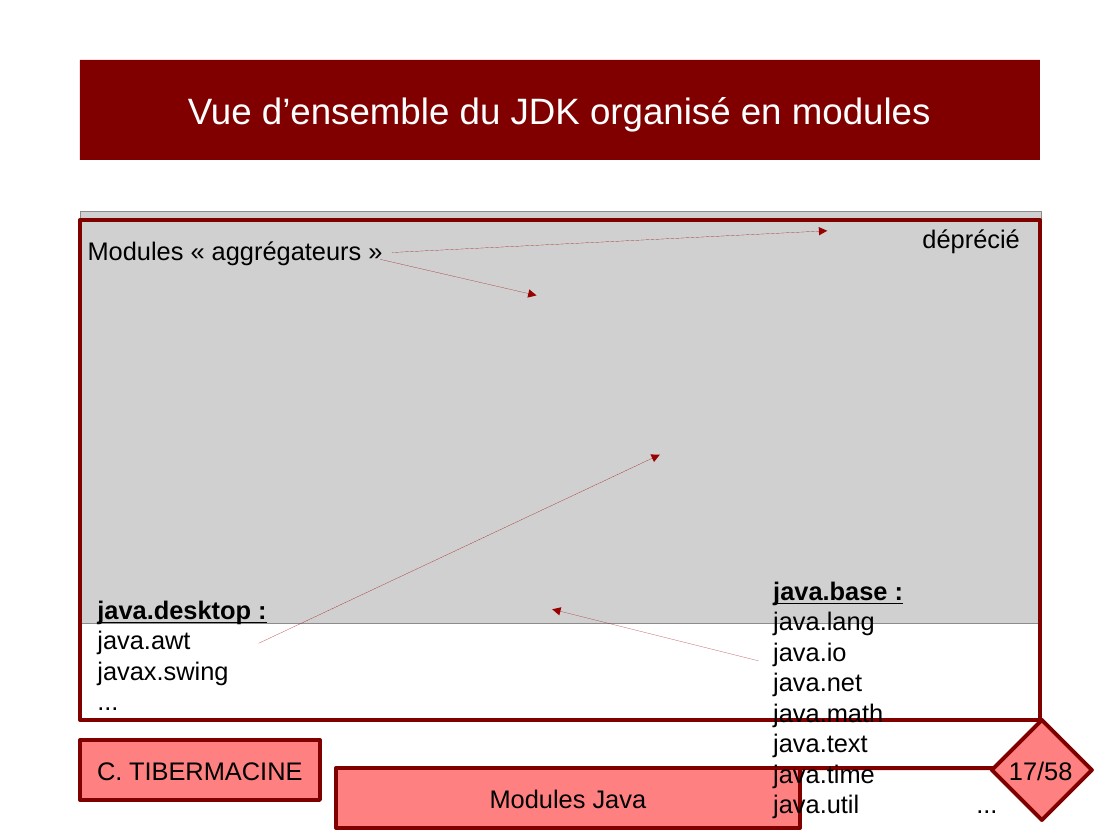
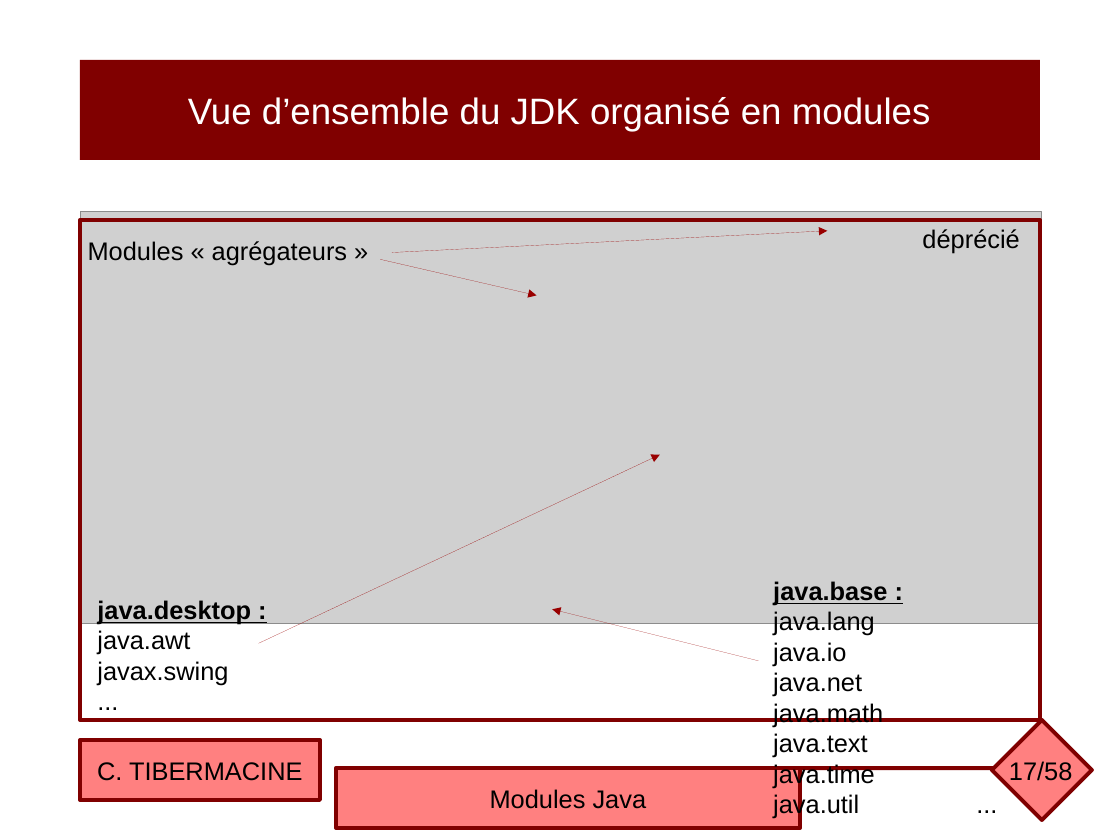
Before and after one commit to ctiber/composants, a slide deck: slide 17 of cours/cours6.odp. Drawn at 1120x840 pixels with LibreOffice and Linux fonts; fonts in the diff are those of the drawing; grey boxes stand for pictures. Boxes give left, top, right and bottom in pixels: in the first picture for what was removed or moved away, otherwise in the second. Text is boxed around its words. In the diff, an @@ line names an element or a change of style, - is before the commit and + after.

Commit message:
Mise à jour des slides du cours Modules Java

```diff
--- a/cours/cours6.odp
+++ b/cours/cours6.odp
@@ text at box(88, 241, 347, 266): text changed @@
-Modules « aggrégateurs »
+Modules « agrégateurs »
```
Also in this commit, not shown: 3 other slides changed, 3 other files.
